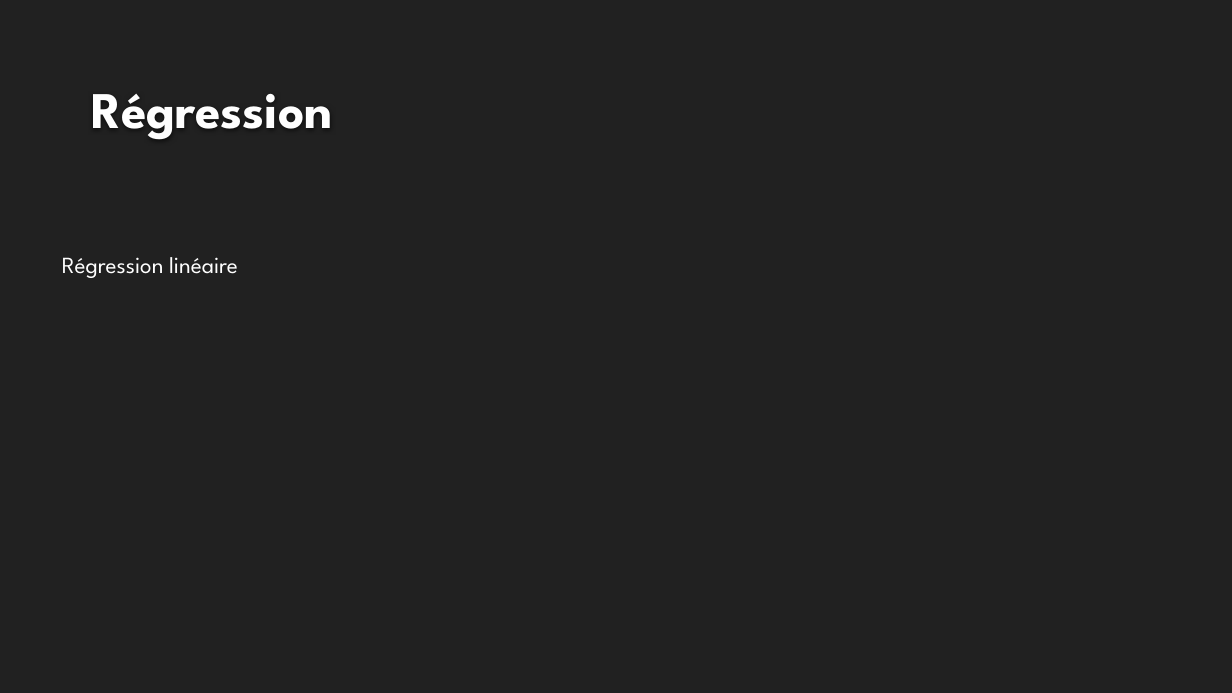
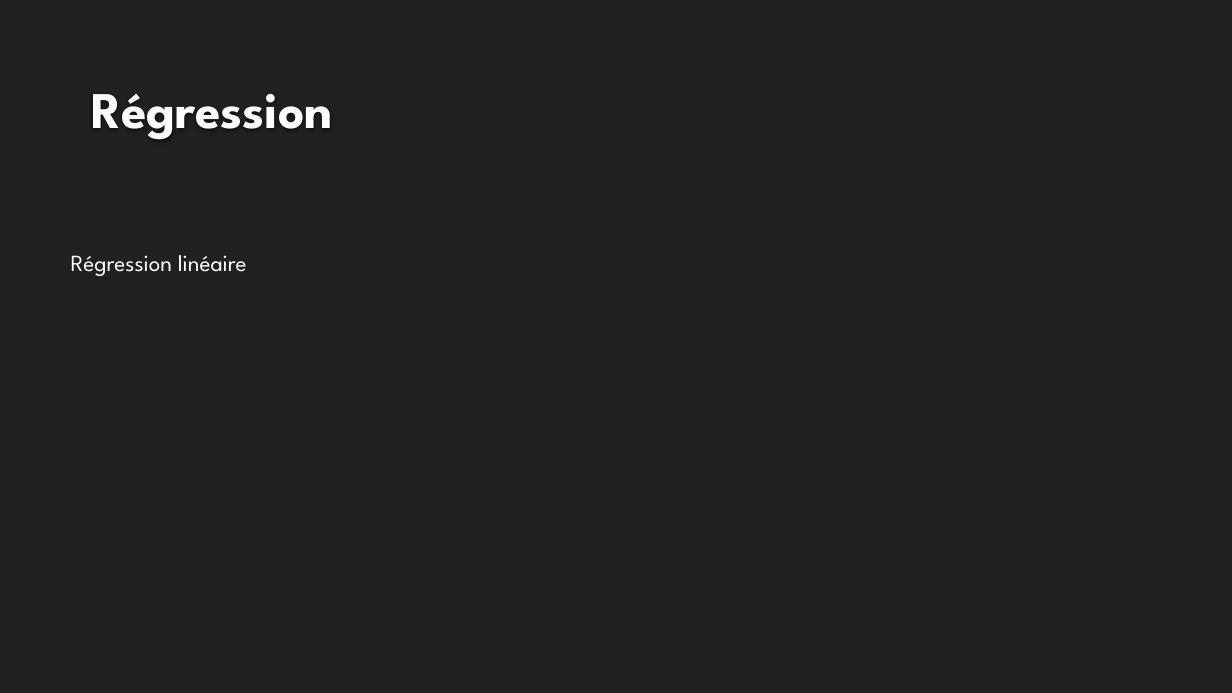
Before and after one commit to willybox/MachineLearning, a slide deck: slide 4 of doc/Projet Machine Learning.pptx. Drawn at 1232x693 pixels with LibreOffice and Linux fonts; fonts in the diff are those of the drawing; background and template pictures are left out. Boxes give left, top, right and bottom in pixels: in the first picture for what was removed or moved away, otherwise in the second. Text is boxed around its words. In the diff, an @@ line names an element or a change of style, - is before the commit and + after.

```diff
--- a/doc/Projet Machine Learning.pptx
+++ b/doc/Projet Machine Learning.pptx
@@ text "Régression linéaire": place and size @@
-text "Régression linéaire" at (62,257,238,278)
+text "Régression linéaire" at (71,255,247,276)
```
Also in this commit, not shown: 3 other slides changed.
